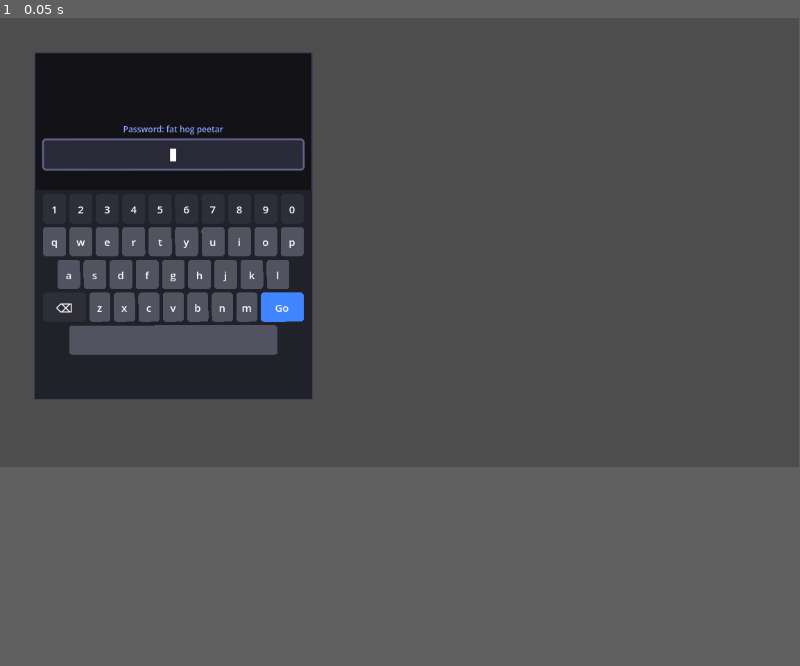
Above: before the commit, frame 1.
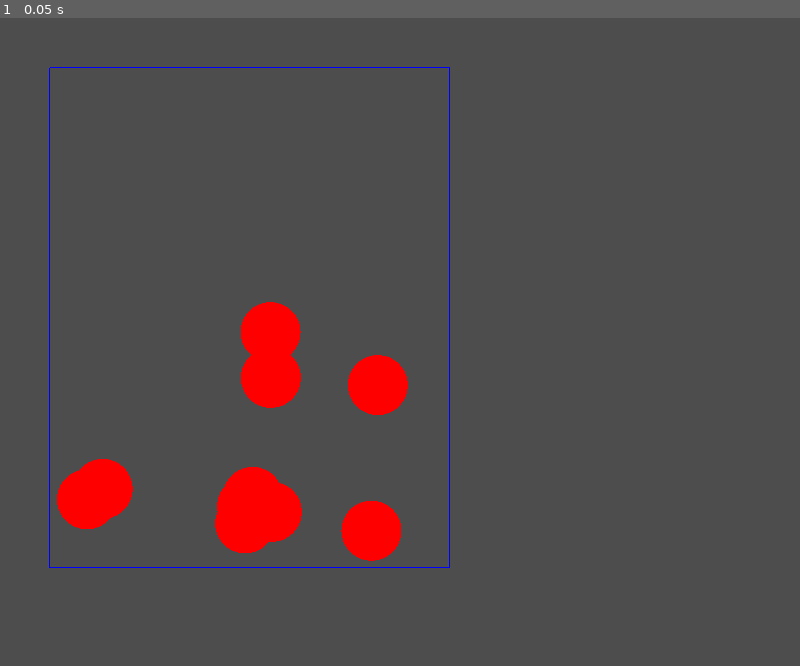
Above: after the commit, the same moment.

Repository: Tryptophan/ludumdare59
Game: Godot game, scene res://phone.tscn
Two runs of this game, one before a commit and one after it. Both use one fixed random seed, a clock stepped at 60 frames per second and the inputs below.
Inputs:
- Up to frame 1 (0.05 s): no input
In our replay, the window is 799x449 before the commit and 800x648 after it. These sizes can differ from the game's own. Grey fills any space a smaller window leaves; there, only what the larger window draws over its background counts as a difference.

The runs differ from the first frame. In frame 1, 17% of the frame differs, in the area x 4-57%, y 5-85%.

Commit message:
local dots

Diff:
--- a/dots.gd
+++ b/dots.gd
@@ -27,8 +27,9 @@
 # Press all dots on the screen
 func _input(event: InputEvent) -> void:
 	if event is InputEventMouseButton and event.pressed and event.button_index == MOUSE_BUTTON_LEFT:
+		var local_pos = to_local(event.position)
 		for i in range(circles.size() - 1, -1, -1):
-			if event.position.distance_to(circles[i]) <= RADIUS:
+			if local_pos.distance_to(circles[i]) <= RADIUS:
 				circles.remove_at(i)
 				queue_redraw()
 				if circles.is_empty():
--- a/phone.gd
+++ b/phone.gd
@@ -1,3 +1,4 @@
+@tool
 extends Node2D
 
 signal finished
@@ -6,14 +7,19 @@
 # TODO: password
 const GAMES = ["dots", "pattern", "password"]
 
-@export var phone_position: Vector2 = Vector2(50, 50)
-@export var phone_size: Vector2 = Vector2(400, 500)
+@export var phone_position: Vector2 = Vector2(50, 50):
+	set(v): phone_position = v; queue_redraw()
+@export var phone_size: Vector2 = Vector2(400, 500):
+	set(v): phone_size = v; queue_redraw()
+
+func _draw() -> void:
+	draw_rect(Rect2(phone_position, phone_size), Color.PINK, false)
 
 func _ready() -> void:
 	# Randomly load mini game
 	# var game_name = GAMES[randi() % GAMES.size()]
 	# uncomment above for randomization. comment or delete below afterwards
-	var game_name = GAMES[2]
+	var game_name = GAMES[0]
 	var script = load("res://%s.gd" % game_name)
 	var game = Node2D.new()
 	game.set_script(script)
--- a/phone.tscn
+++ b/phone.tscn
@@ -4,4 +4,3 @@
 
 [node name="phone" type="Node2D" unique_id=1517112284]
 script = ExtResource("1_lnqov")
-draw_size = Vector2(800, 600)
--- a/project.godot
+++ b/project.godot
@@ -15,6 +15,10 @@
 config/features=PackedStringArray("4.6", "Forward Plus")
 config/icon="res://icon.svg"
 
+[display]
+
+window/size/viewport_width=800
+
 [physics]
 
 3d/physics_engine="Jolt Physics"
Not shown, changed: .gitignore
